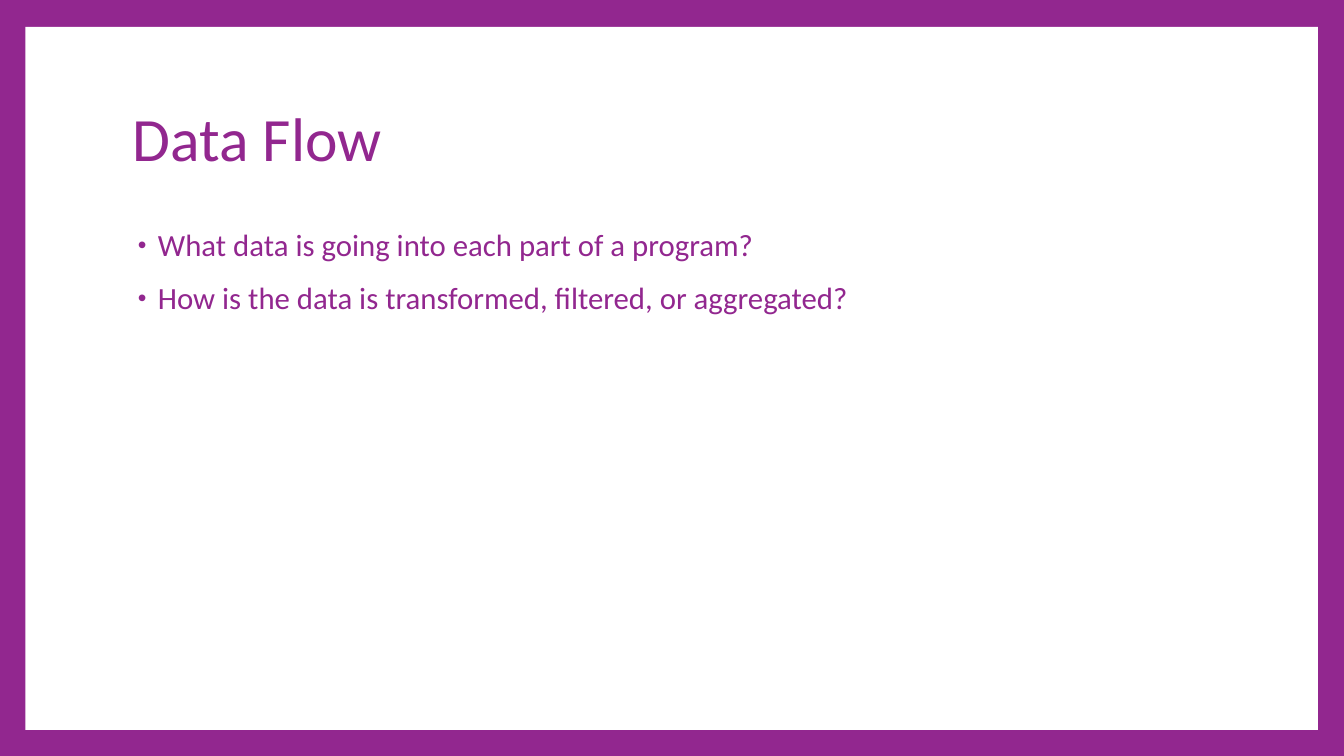
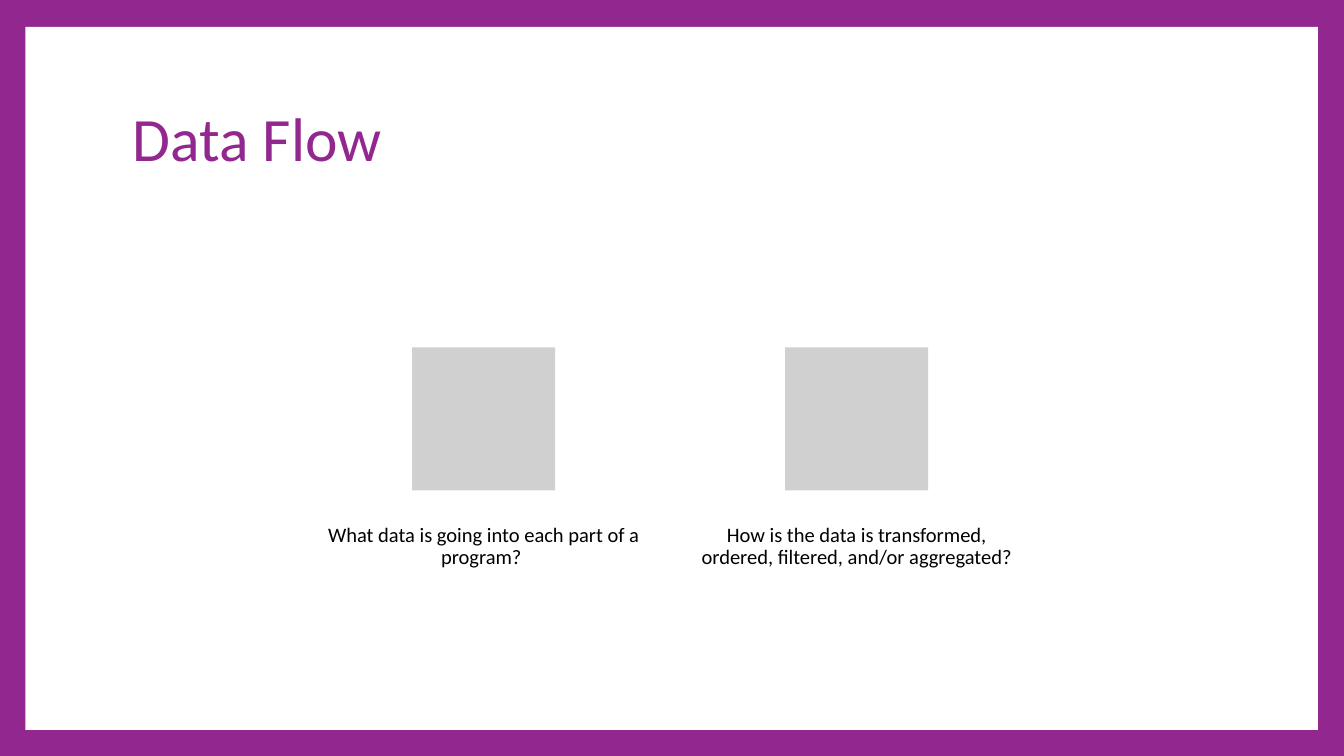
Before and after one commit to cdiggins/cs321, a slide deck: slide 17 of class-notes/cs321-winter-2023-lecture-7.pptx (slide 18 before the commit). Drawn at 1344x756 pixels with LibreOffice and Linux fonts; fonts in the diff are those of the drawing; grey boxes stand for pictures. Boxes give left, top, right and bottom in pixels: in the first picture for what was removed or moved away, otherwise in the second. Text is boxed around its words. In the diff, an @@ line names an element or a change of style, - is before the commit and + after.

```diff
--- a/class-notes/cs321-winter-2023-lecture-7.pptx
+++ b/class-notes/cs321-winter-2023-lecture-7.pptx
@@ text removed at [158, 234, 848, 315] @@
-• What data is going into each part of a program?
-• How is the data is transformed, filtered, or aggregated?
@@ group added at [328, 347, 1011, 568]: 2 pictures, 2 texts @@
+What data is going into each part of a program?
+How is the data is transformed, ordered, filtered, and/or aggregated?
```
Also in this commit, not shown: 20 other slides changed, 3 slides added, 6 slides removed, 1 other file.
